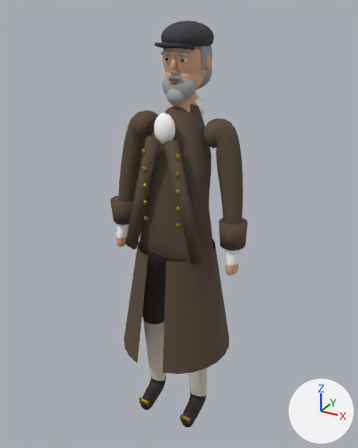
The glTF model reckoning/models/jakob.glb, before and after one commit.
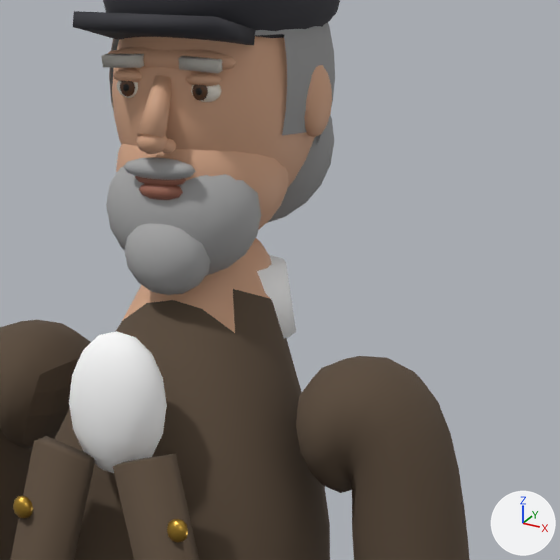
Each version is shown whole from a 50 mm lens placed at (0.947, -1.694, 1.855), pointed at (-0.009, 0.044, 0.986), then close up on the part from 39% to 73% of the width and 9% to 36% of the height. Every picture has the same lights, and +X, +Y and +Z are marked at lower right. The last two pictures show the newer version. Vertices at exactly the same position are counted once.

The first close-up shows 'jakob_body', 'jakob_coat', 'jakob_eyes', 'jakob_hair', 'jakob_hat', 'jakob_linen', 'jakob_metal', 'jakob_skin'.
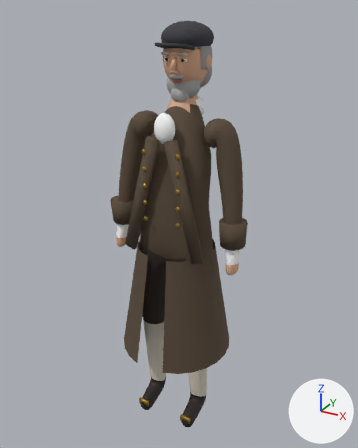
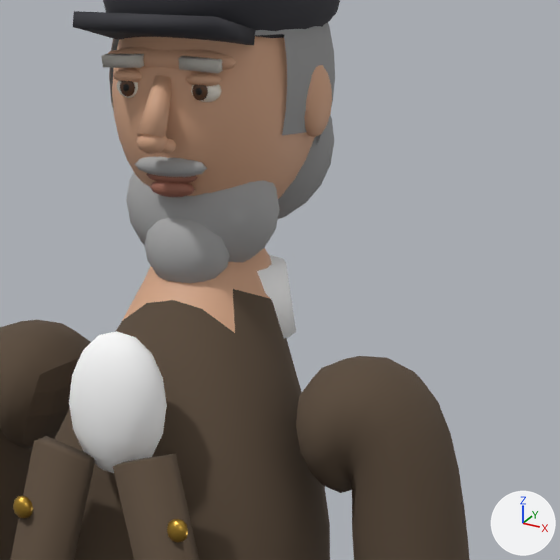
Patch to the scene script:
```diff
--- a/reckoning/models/jakob.glb.py
+++ b/reckoning/models/jakob.glb.py
@@ me_jakob_hair @@
 # used by ob_jakob_hair; location = (0.0, 0.0, 0.0)
-me_jakob_hair.from_pydata(...)  # 923 vertices, 1772 faces; spans x -0.094..0.094, y -0.025..0.203, z 1.506..1.791
+me_jakob_hair.from_pydata(...)  # 923 vertices, 1772 faces; spans x -0.094..0.094, y -0.013..0.203, z 1.506..1.791
+# me_jakob_hair part 1: the loose piece of 164 vertices spanning x -0.071..0.071, y -0.015..0.069, z 1.517..1.629 is moved by (0.0, 0.034, 0.0)
+# me_jakob_hair part 2: the loose piece of 100 vertices spanning x -0.039..0.039, y -0.025..0.027, z 1.506..1.574 is moved by (0.0, 0.034, 0.0)
+# me_jakob_hair part 3: the loose piece of 72 vertices spanning x -0.033..0.033, y -0.024..-0.002, z 1.602..1.62 is moved by (0.0, 0.019, 0.0)
 me_jakob_hair.materials.append(mat_jakob_hair)
@@ me_jakob_skin @@
 # used by ob_jakob_skin; location = (0.0, 0.0, 0.0)
-me_jakob_skin.from_pydata(...)  # 1510 vertices, 2968 faces; spans x -0.101..0.101, y -0.037..0.191, z 1.537..1.777
+me_jakob_skin.from_pydata(...)  # 1222 vertices, 2396 faces; spans x -0.101..0.101, y -0.037..0.191, z 1.553..1.777
+# me_jakob_skin part 4: the loose piece of 72 vertices spanning x -0.023..0.023, y -0.019..-0.003, z 1.596..1.609 is moved by (0.0, 0.019, 0.0)
+# me_jakob_skin part 5: the loose piece of 72 vertices spanning x -0.02..0.02, y -0.019..-0.001, z 1.585..1.6 is moved by (0.0, 0.019, 0.0)
+# me_jakob_skin part 6: the loose piece of 288 vertices spanning x -0.074..0.074, y -0.009..0.135, z 1.537..1.665 is deleted
 me_jakob_skin.materials.append(mat_jakob_skin)
```

Where the change shows, as pixel boxes (x1, y1, x2, y2) in the close-ups (560 x 560 px; the box of a moved part takes in the faces that stretch with it):
'jakob_skin', reshaped
    before: (108, 36, 332, 230)
    after: (108, 36, 332, 199)
'jakob_hair', reshaped
    before: (101, 23, 335, 295)
    after: (101, 23, 335, 283)
part 1 of me_jakob_hair, moved or reshaped
    before: (106, 167, 261, 276)
    after: (126, 173, 280, 262)
part 2 of me_jakob_hair, moved or reshaped
    before: (124, 223, 211, 295)
    after: (144, 218, 230, 283)
part 3 of me_jakob_hair, moved or reshaped
    before: (123, 158, 196, 180)
    after: (135, 157, 207, 177)
part 4 of me_jakob_skin, moved or reshaped
    before: (135, 176, 186, 186)
    after: (146, 173, 197, 183)
part 5 of me_jakob_skin, moved or reshaped
    before: (139, 184, 183, 200)
    after: (150, 181, 195, 197)
part 6 of me_jakob_skin, deleted (beige)
    before: (116, 144, 289, 230)
